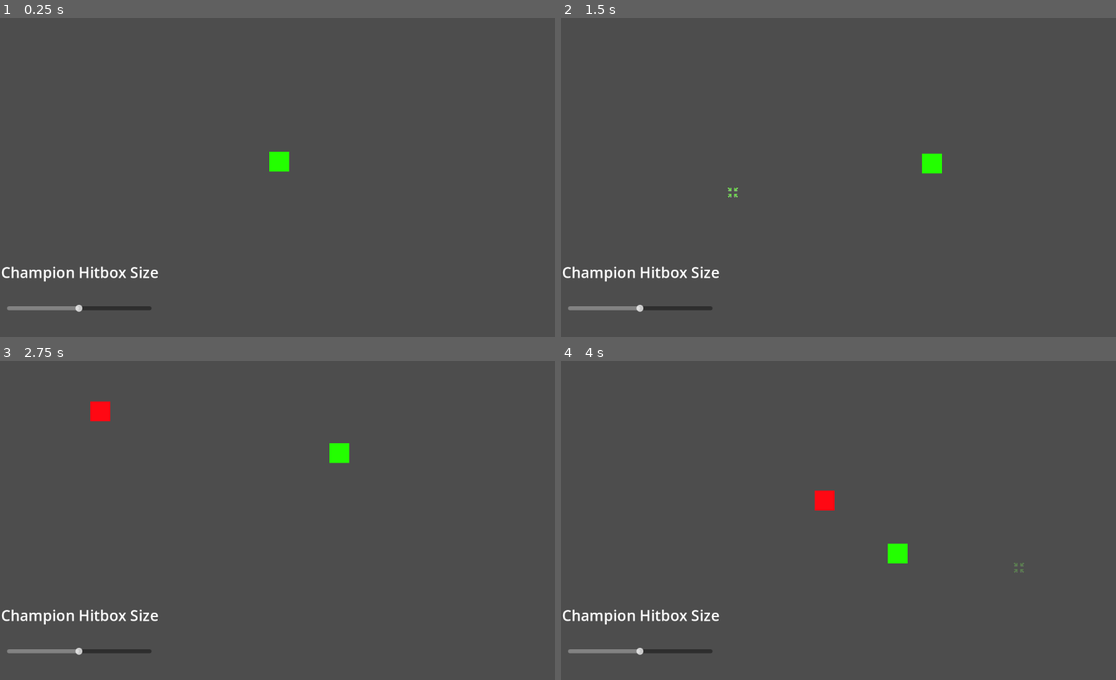
Above: before the commit, frames 1-4 (two rows, left to right).
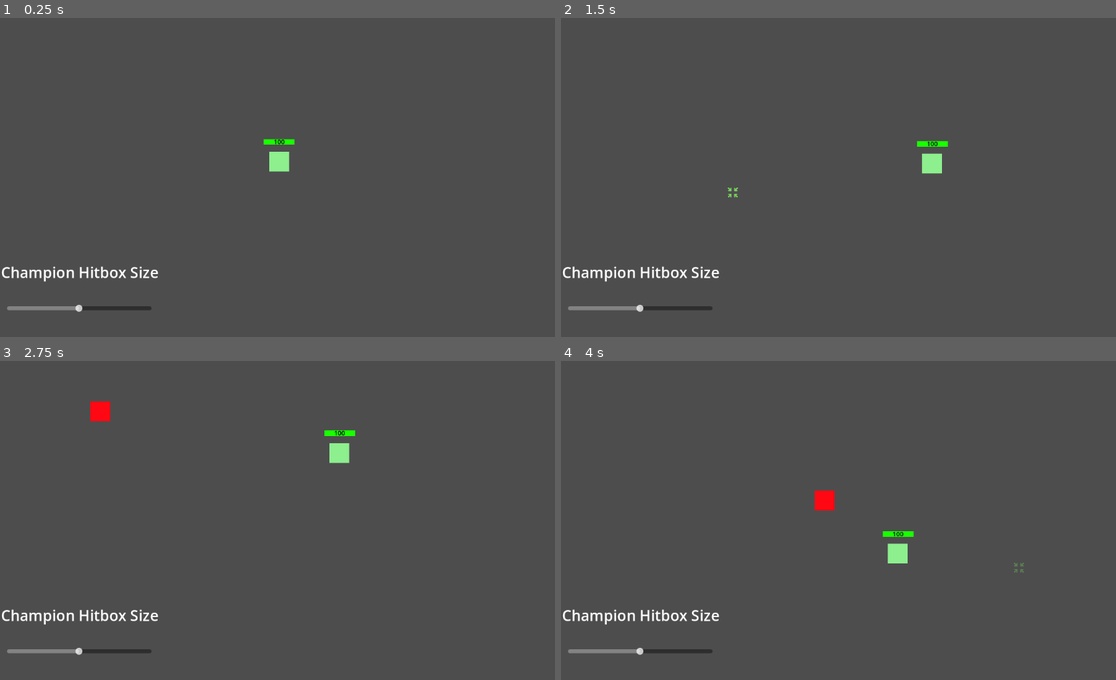
Above: after the commit, the same moments.

Repository: OhijMik/League-of-Dodgers
Game: Godot game, scene res://game_scene.tscn
Same seed, same stepped clock (60 frames per second), same inputs: the game is played once before the commit and once after it.
Inputs (mouse positions are in pixels of both pictures, inside the frame that each line leads up to):
- Up to frame 1 (0.25 s): no input
- Up to frame 2 (1.5 s): tap Enter at 0.5 s; move the mouse to (971, 161) at 0.52 s; right-click (971, 161) at 0.6 s; move the mouse to (733, 193) at 1.27 s; right-click (733, 193) at 1.35 s
- Up to frame 3 (2.75 s): move the mouse to (344, 450) at 2.02 s; right-click (344, 450) at 2.1 s
- Up to frame 4 (4 s): move the mouse to (816, 584) at 2.77 s; right-click (816, 584) at 2.85 s; move the mouse to (1016, 568) at 3.52 s; right-click (1016, 568) at 3.6 s

The runs differ from the first frame. In frame 1, 0.3% of the frame differs, in the area x 47-54%, y 37-49%; in frame 2, 0.3%, in the area x 64-70%, y 38-49%; in frame 3, 0.3%; in frame 4, 0.3%.

Commit message:
Added the health bars
- Added the health bars to the champion

Diff:
--- a/champion.gd
+++ b/champion.gd
@@ -8,6 +8,15 @@
 var direction
 var mouse_pos
 var hp = 100
+
+@onready var health_bar = get_node("HpBar/HealthBar")
+@onready var health_text = get_node("HpBar/HealthText")
+
+
+func _process(delta):
+	health_text.text = str(hp)
+	health_bar.size.x = 97 * (hp/100.0)
+
 
 func _physics_process(delta):
 	if Input.is_action_just_pressed("move"):
--- a/champion.tscn
+++ b/champion.tscn
@@ -16,4 +16,25 @@
 offset_top = -20.0
 offset_right = 20.0
 offset_bottom = 20.0
-color = Color(0.137255, 1, 0, 1)
+color = Color(0.552941, 0.937255, 0.556863, 1)
+
+[node name="HpBar" type="Node2D" parent="."]
+scale = Vector2(0.64, 0.64)
+
+[node name="HealthBar" type="ColorRect" parent="HpBar"]
+offset_left = -48.0
+offset_top = -71.0
+offset_right = 49.0
+offset_bottom = -53.0
+color = Color(0.0980392, 1, 0, 1)
+
+[node name="HealthText" type="Label" parent="HpBar"]
+offset_left = -17.0
+offset_top = -77.0
+offset_right = 18.0
+offset_bottom = -49.0
+theme_override_colors/font_color = Color(0, 0, 0, 1)
+theme_override_font_sizes/font_size = 20
+text = "100"
+horizontal_alignment = 1
+vertical_alignment = 1
